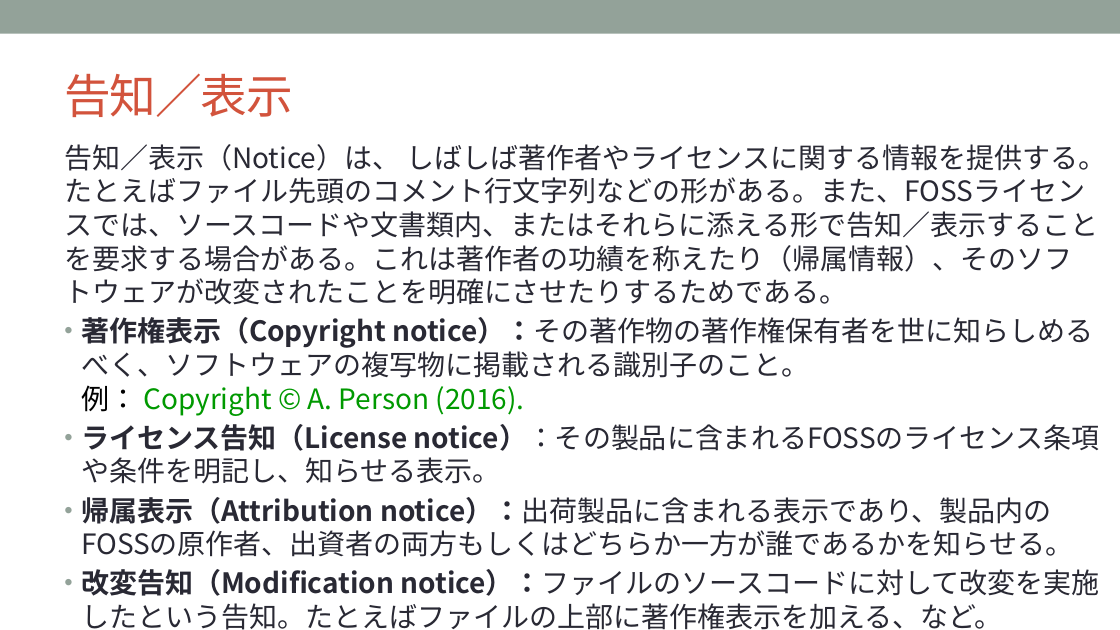
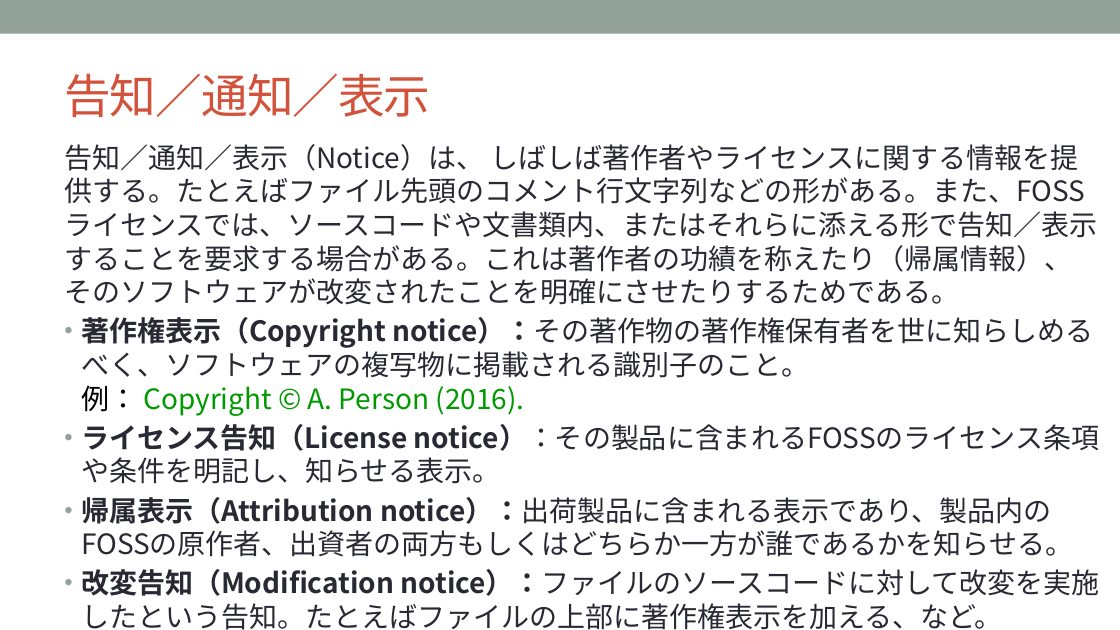
Before and after one commit to OpenChain-Project/Curriculum-Translation-JP, a slide deck: slide 22 of REVIEW/Version_for_v1.1/openchain-curriculum-for-1-1_JP_review_tani.pptx. Drawn at 1120x630 pixels with LibreOffice and Linux fonts; fonts in the diff are those of the drawing; background and template pictures are left out. Boxes give left, top, right and bottom in pixels: in the first picture for what was removed or moved away, otherwise in the second. Text is boxed around its words. In the diff, an @@ line names an element or a change of style, - is before the commit and + after.

```diff
--- a/REVIEW/Version_for_v1.1/openchain-curriculum-for-1-1_JP_review_tani.pptx
+++ b/REVIEW/Version_for_v1.1/openchain-curriculum-for-1-1_JP_review_tani.pptx
@@ title at bbox=[64, 73, 430, 117]: text changed @@
-告知／表示
+告知／通知／表示
@@ text at bbox=[64, 144, 1097, 305]: text changed @@
-告知／表示（Notice）は、 しばしば著作者やライセンスに関する情報を提供する。たとえばファイル先頭のコメント行文字列などの形がある。また、FOSSライセンスでは、ソースコードや文書類内、またはそれらに添える形で告知／表示することを要求する場合がある。これは著作者の功績を称えたり（帰属情報）、そのソフトウェアが改変されたことを明確にさせたりするためである。
+告知／通知／表示（Notice）は、 しばしば著作者やライセンスに関する情報を提供する。たとえばファイル先頭のコメント行文字列などの形がある。また、FOSSライセンスでは、ソースコードや文書類内、またはそれらに添える形で告知／表示することを要求する場合がある。これは著作者の功績を称えたり（帰属情報）、そのソフトウェアが改変されたことを明確にさせたりするためである。
```
Also in this commit, not shown: 1 other slide changed.
